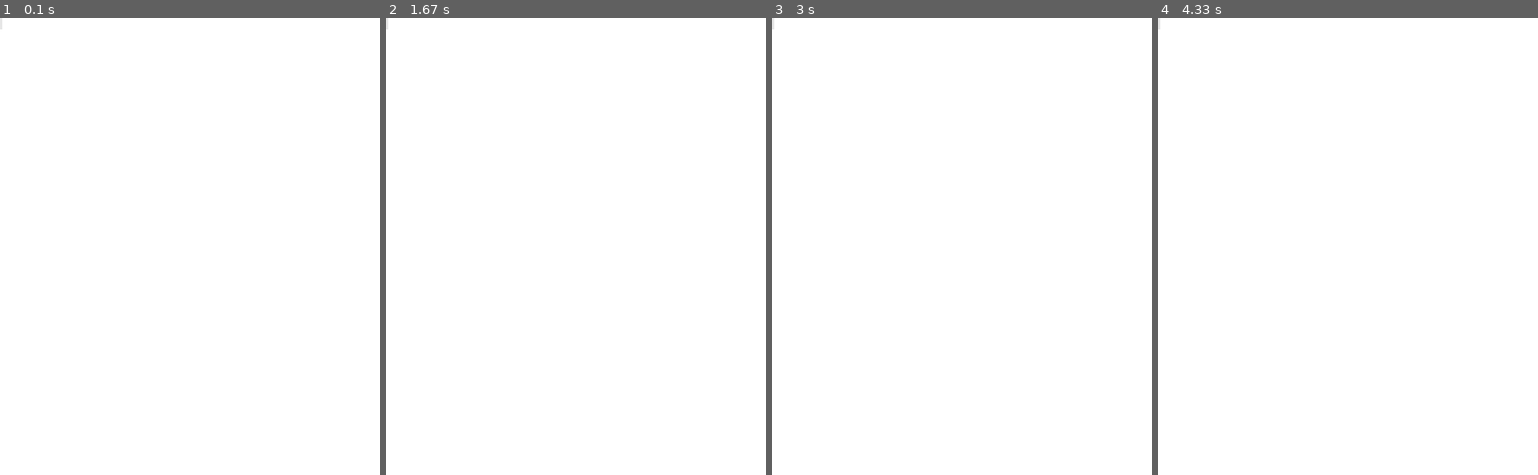
Above: before the commit, frames 1-4 (left to right).
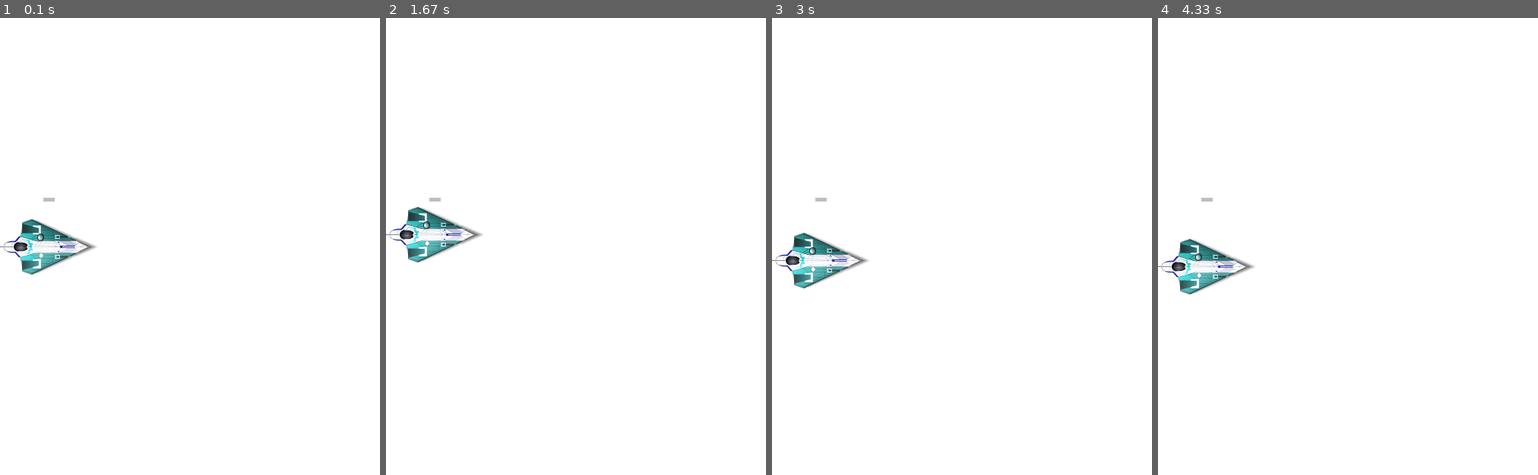
Above: after the commit, the same moments.

Repository: MarwanBit/python_crash_course_practice_files
Game: pygame game, started from pygame_experimentation/12-5_sideways_shooter.py
Two runs of this game, one before a commit and one after it. Both use one fixed random seed, a clock stepped at 60 frames per second and the inputs below.
Inputs:
- Up to frame 1 (0.1 s): no input
- Up to frame 2 (1.67 s): hold Right 0.33-0.8 s; hold Right 0.83-1.3 s; hold Left from 1.33 s (still down)
- Up to frame 3 (3 s): release Left at 1.87 s; hold Left 1.9-2.3 s; hold Right 2.33-2.97 s
- Up to frame 4 (4.33 s): hold Left 3-3.47 s; hold Right 3.5-3.97 s; hold Right from 4 s (still down)

The runs differ from the first frame. In frame 1, 1.3% of the frame differs, in the area x 0-26%, y 0-57%; in frame 2, 1.3%; in frame 3, 1.3%; in frame 4, 1.3%.

Commit message:
Update 12-5_sideways_shooter.py

Diff:
--- a/pygame_experimentation/12-5_sideways_shooter.py
+++ b/pygame_experimentation/12-5_sideways_shooter.py
@@ -3,33 +3,33 @@
 
 class Bullet(pygame.sprite.Sprite):
 	'''Creates the bullet class'''
-	def __init__(self,screen,ship):
-		#defines the ship and height of a bullet
-		self.width = 3
-		self.height = 15
-		#gives you access to  the ship and screen
+	def __init__(self, screen, ship):
+		'''Create a bullet object at the ship's current position'''
+		super().__init__()
 		self.screen = screen
-		self.screen_rect = self.screen.get_rect()
-		self.ship = ship.screen_rect.bottom
 
-		#creates the bullet rectangle object
-		self.bullet_image = pygame.Rect(0,0,self.width, self.height)
-		self.bullet_color = (230,230,230)
-		self.bullet_image_top = self.bullet_image.top
-		#sets the top of the bullet to be equal to the top of the ship
-		self.bullet_image_top = self.ship
-		#Speed of the Bullet
+
+		#Create a bullet rect at (0,0) and then set correct position
+		self.rect = pygame.Rect(0,0, 15, 5)
+		self.rect.centerx = ship.image_rect.centerx
+		self.rect.top = ship.image_rect.top
+
+		#Store the bullet's position as a decimal value
+		self.y = float(self.rect.y)
+
+		self.color = (190,190,190)
 		self.speed_factor = 1
-		self.shot_loop_bool = False
+
+	def update(self):
+		'''Move the bullet up the screen.'''
+		#Update the decimal position of the bullet
+		self.y -= self.speed_factor
+		#Update the rect position
+		self.rect.y = self.y
 
 	def draw_bullet(self):
-		'''draws the bullet'''
-		pygame.draw.rect(self.screen, self.bullet_color, self.bullet_image)
-
-	def bullet_update(self):
-		'''updates the bullet when space bar is pressed'''
-		if self.shot_loop_bool:
-			self.bullet_image.x -= self.speed_factor
+		'''Draw the bullet to the screen'''
+		pygame.draw.rect(self.screen, self.color, self.rect)
 
 
 class Ship(pygame.sprite.Sprite):
@@ -118,7 +118,7 @@
 	bullet.draw_bullet()
 
 	#draw the ship
-	#ship.draw_sprite()
+	ship.draw_sprite()
 
 
 	#updates the screen
